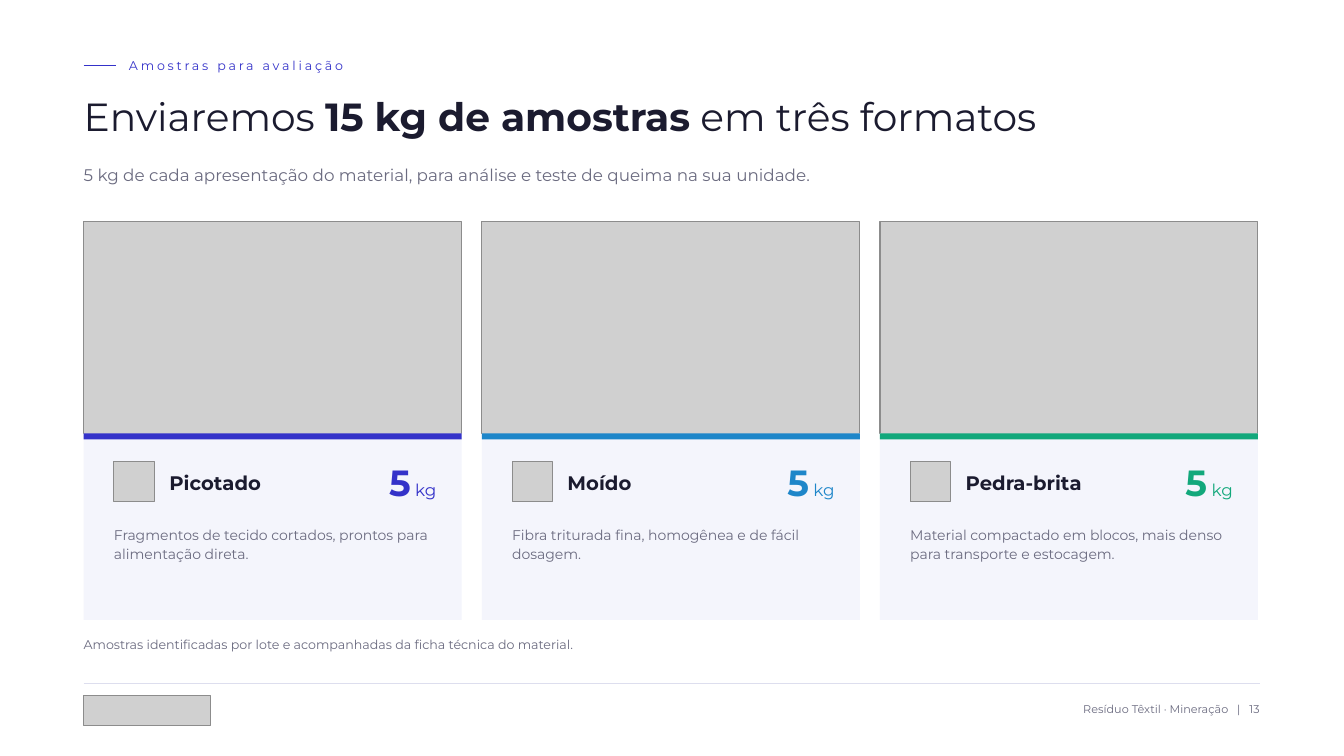
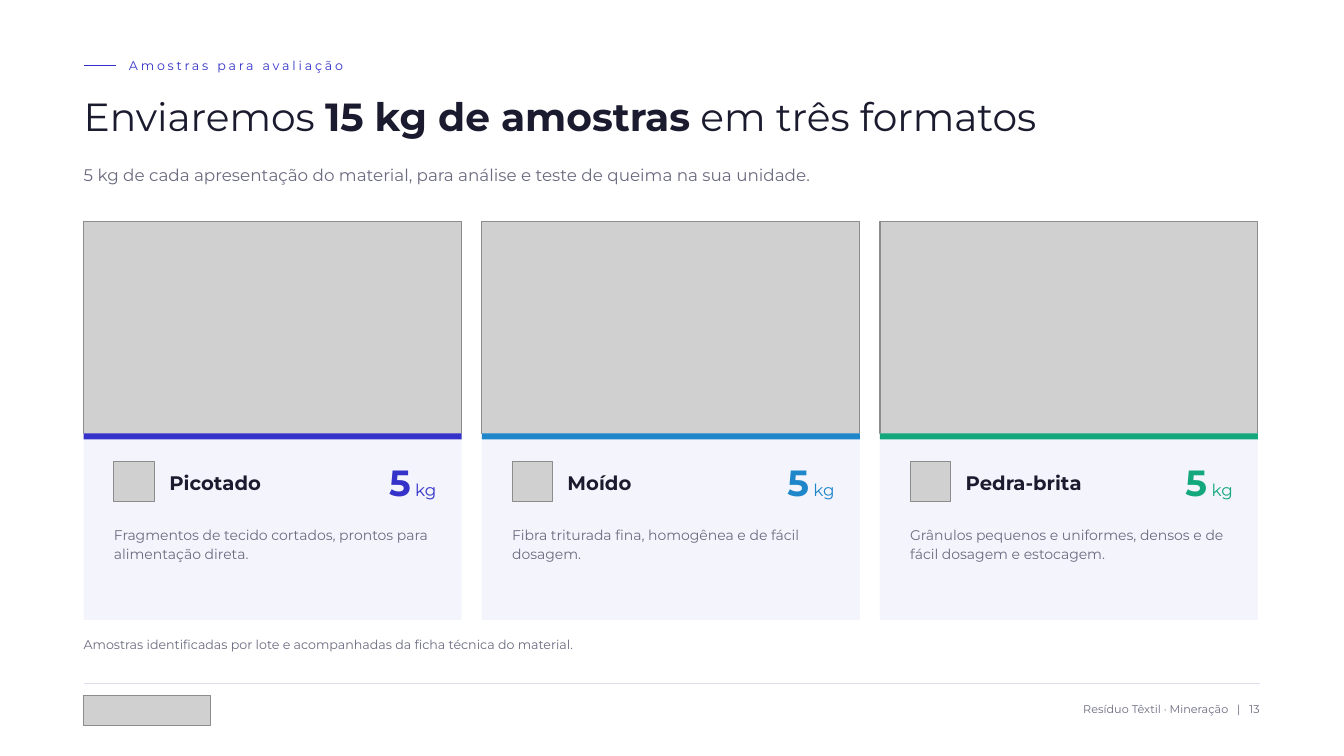
Before and after one commit to rogerio27238899/K, a slide deck: slide 13 of apresentacao-mineradora/Nunes_Lucato_Residuo_Textil_Mineradora.pptx. Drawn at 1344x756 pixels with LibreOffice and Linux fonts; fonts in the diff are those of the drawing; grey boxes stand for pictures. Boxes give left, top, right and bottom in pixels: in the first picture for what was removed or moved away, otherwise in the second. Text is boxed around its words. In the diff, an @@ line names an element or a change of style, - is before the commit and + after.

Commit message:
Troca foto da pedra-brita e adiciona laudo só com dados técnicos
- Slide 13: foto da brita granulada pequena (399174)
- laudo/: relatório de ensaio sem dados do solicitante, contratante e local de amostragem

```diff
--- a/apresentacao-mineradora/Nunes_Lucato_Residuo_Textil_Mineradora.pptx
+++ b/apresentacao-mineradora/Nunes_Lucato_Residuo_Textil_Mineradora.pptx
@@ text at bbox=[910, 529, 1224, 562]: text changed @@
-Material compactado em blocos, mais denso para transporte e estocagem.
+Grânulos pequenos e uniformes, densos e de fácil dosagem e estocagem.
```
Also in this commit, not shown: 4 other files.
